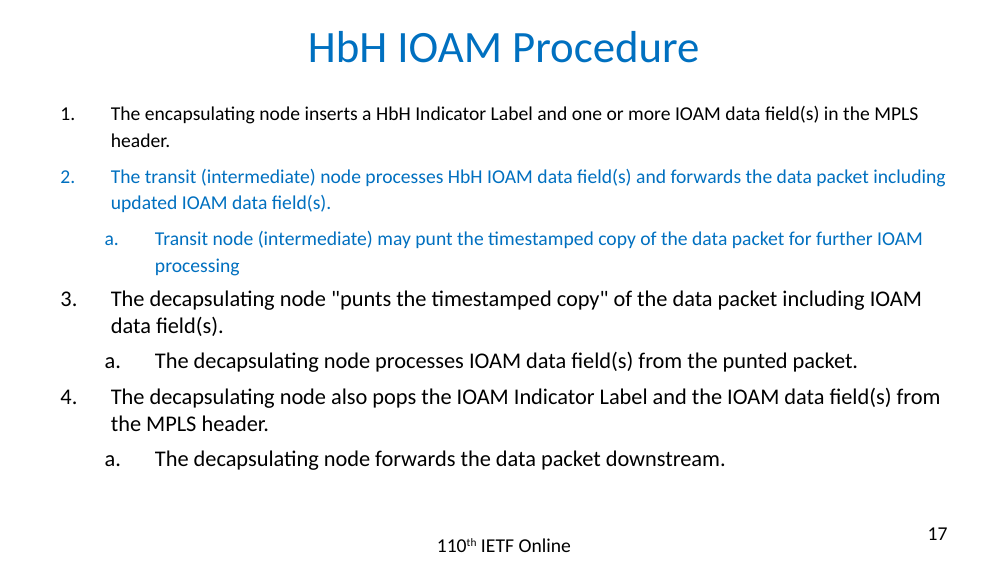
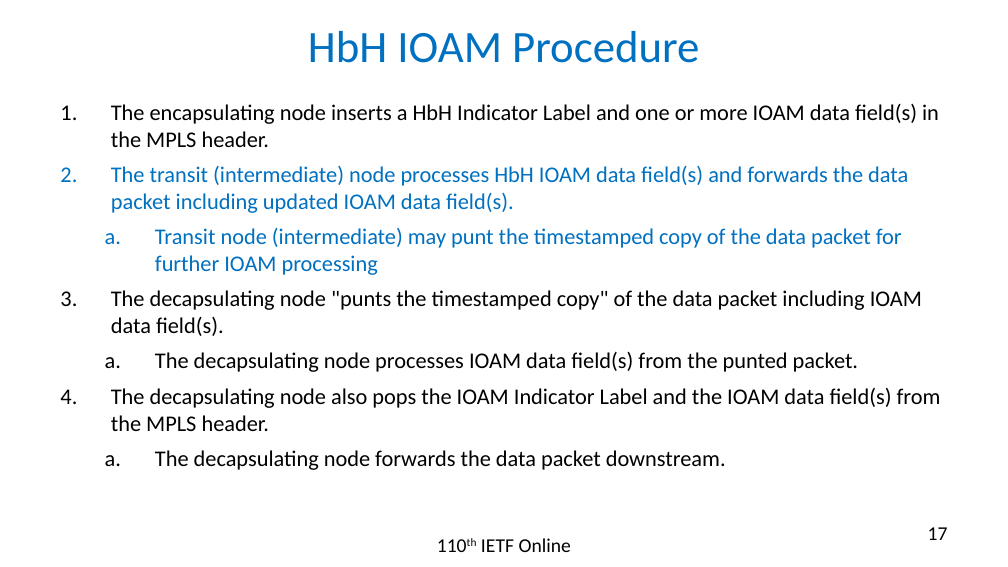
Before and after one commit to rakgandhi/ietf-slides, a slide deck: slide 17 of draft-gandhi-mpls-ioam-sr-05.pptx. Drawn at 1008x567 pixels with LibreOffice and Linux fonts; fonts in the diff are those of the drawing. Boxes give left, top, right and bottom in pixels: in the first picture for what was removed or moved away, otherwise in the second. Text is boxed around its words. In the diff, an @@ line names an element or a change of style, - is before the commit and + after.

```diff
--- a/draft-gandhi-mpls-ioam-sr-05.pptx
+++ b/draft-gandhi-mpls-ioam-sr-05.pptx
@@ text at (111, 104, 939, 275): size 14 to 16 pt in "The encapsulating node inserts a HbH Indicator ...", "The transit (intermediate) node processes HbH IOAM ...", "Transit node (intermediate) may punt the timestamped ..." @@
```
Also in this commit, not shown: 10 other slides changed, 1 other file.
